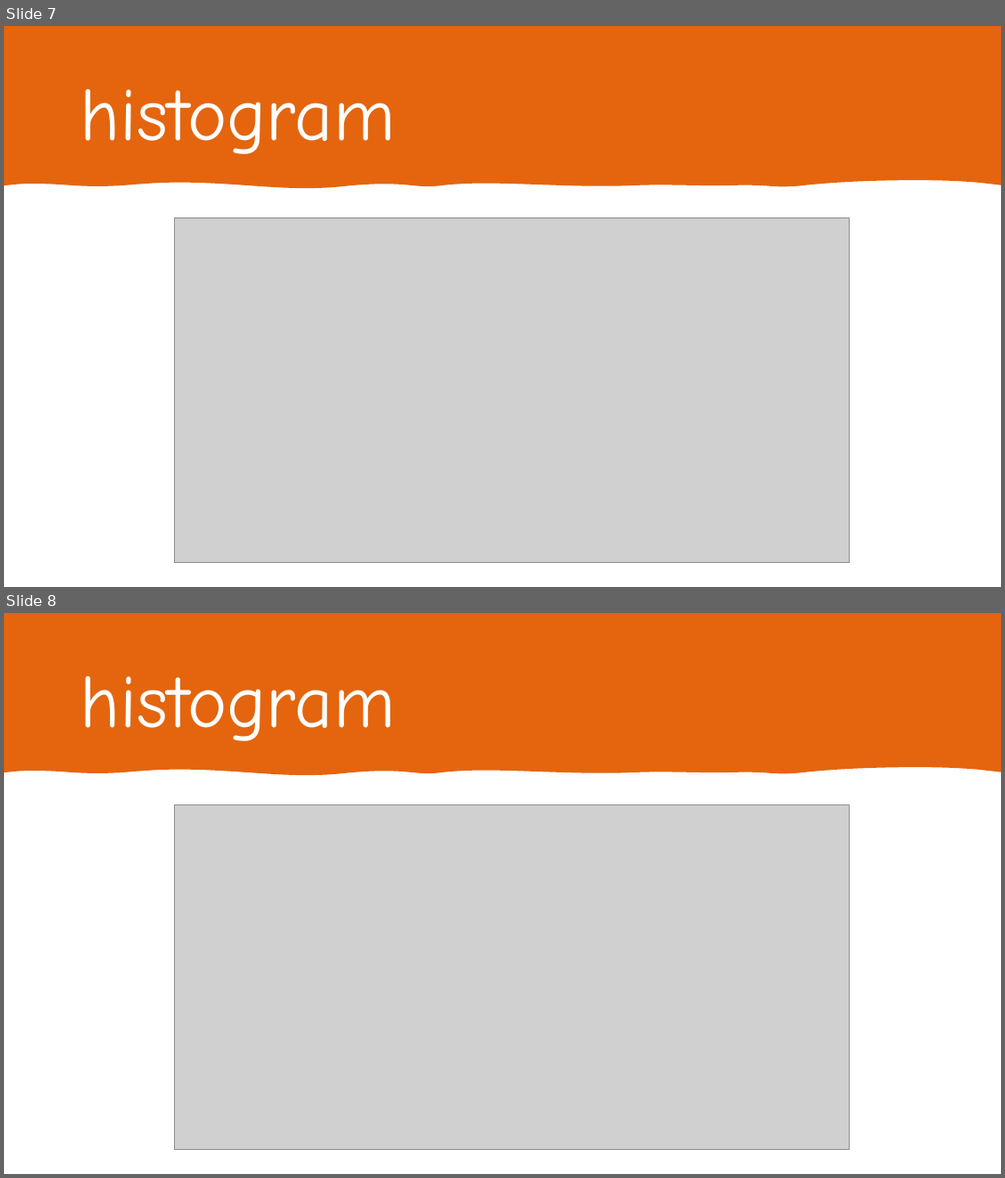
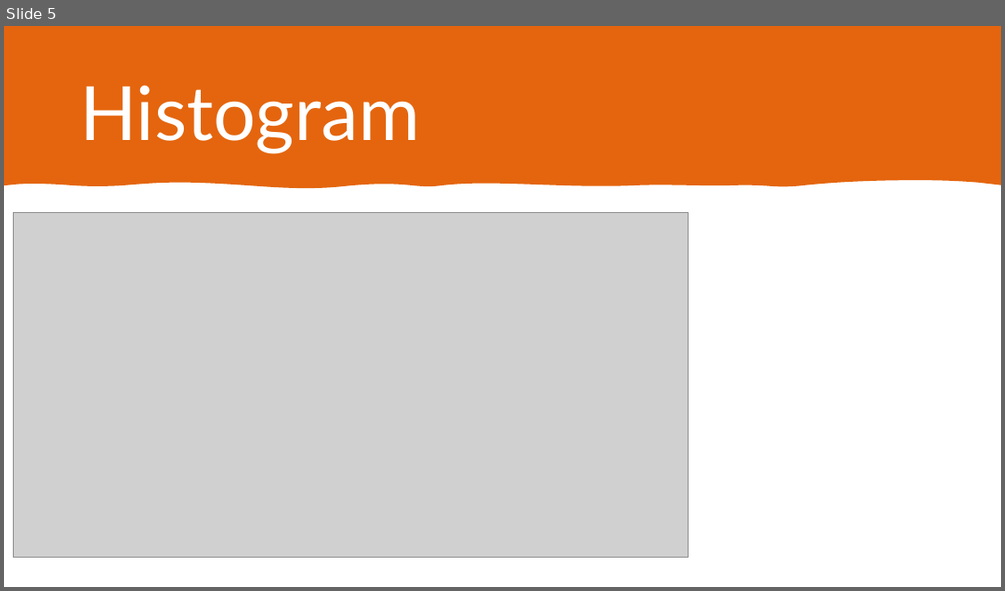
Before and after one commit to soodrk/R-Predict-Diabetes-using-Logistic-Regression, a slide deck: Diabetes prediction using logistic regression.pptx. Shown one above the other, each under a label of ours: slides 7 and 8 before the commit, slide 5 after it. The pictures are 1005x1178 and 1005x591 pixels, drawn with LibreOffice and Linux fonts; fonts in the diff are those of the drawing; grey boxes stand for pictures. Boxes give left, top, right and bottom in pixels: in the first picture for what was removed or moved away, otherwise in the second. Text is boxed around its words. In the diff, an @@ line names an element or a change of style, - is before the commit and + after.

```diff
--- a/Diabetes prediction using logistic regression.pptx
+++ b/Diabetes prediction using logistic regression.pptx
@@ slide 8 removed at (4, 613, 1001, 1174), background #FFFFFF @@
@@ rectangle removed at (4, 613, 1001, 1174) @@
@@ freeform shape removed at (4, 613, 1001, 775) @@
@@ title removed at (80, 676, 395, 741) @@
-histogram
@@ picture removed at (175, 805, 850, 1150) @@
@@ what was slide 7 is now slide 5 @@
@@ slide 5 changed as well @@
@@ title at (80, 85, 420, 153): text changed; font Comic Neue to Lato @@
-histogram
+Histogram
@@ picture: place and size @@
-picture at (175, 218, 850, 563)
+picture at (13, 212, 688, 557)
```
Also in this commit, not shown: 10 other slides changed, 7 slides added, 1 other slide removed.
